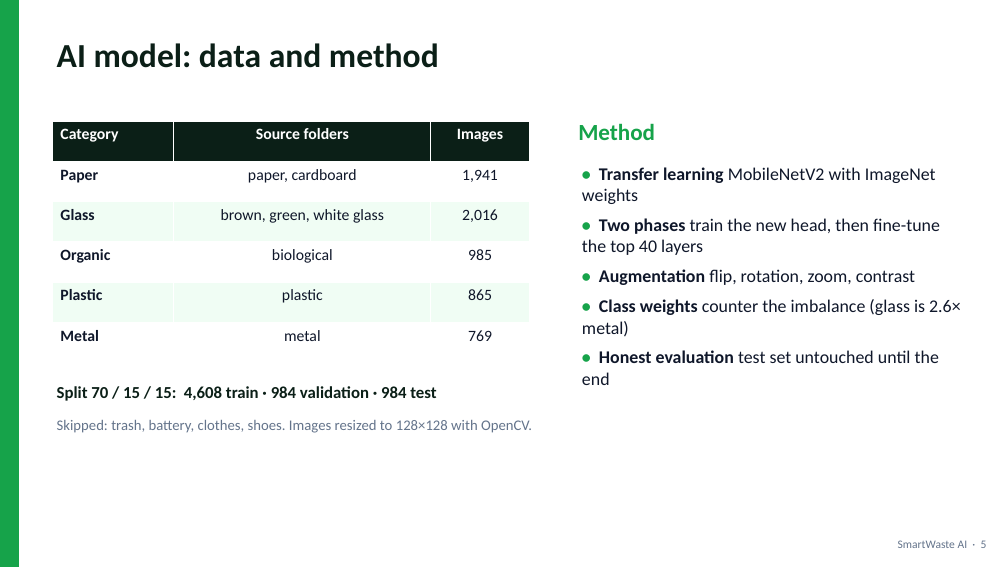
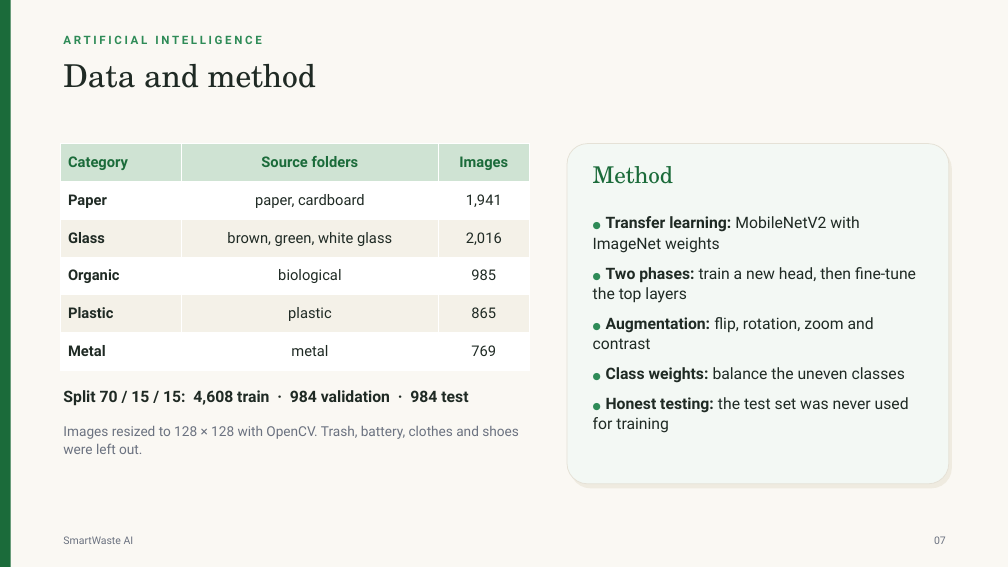
Before and after one commit to seshasaikrishnachanumolu/AI, a slide deck: slide 7 of docs/SmartWaste_AI_Presentation.pptx (slide 5 before the commit). Drawn at 1008x567 pixels with LibreOffice and Linux fonts; fonts in the diff are those of the drawing. Boxes give left, top, right and bottom in pixels: in the first picture for what was removed or moved away, otherwise in the second. Text is boxed around its words. In the diff, an @@ line names an element or a change of style, - is before the commit and + after.

```diff
--- a/docs/SmartWaste_AI_Presentation.pptx
+++ b/docs/SmartWaste_AI_Presentation.pptx
@@ rectangle resized from (x1=0, y1=0, x2=19, y2=567) to (x1=0, y1=0, x2=11, y2=567) @@
@@ rectangle at (x1=0, y1=0, x2=11, y2=567): fill #16A34A to #1B6B3A @@
@@ rectangle added at (x1=0, y1=0, x2=1008, y2=567), fill #FAF8F3 @@
@@ text added at (x1=63, y1=35, x2=261, y2=44), 11 pt, text #2E8B57, bold @@
+ARTIFICIAL INTELLIGENCE
@@ text at (x1=63, y1=64, x2=316, y2=88): text changed; size 32 to 30 pt; font Calibri to TeX Gyre Schola; text colour #0B1F17 to #1F2A24; bold off @@
-AI model: data and method
+Data and method
@@ table at (x1=60, y1=144, x2=529, y2=371) @@
@@ fill #0B1F17 to #CFE3D3 in row 1 @@
@@ fill #F0FDF4 to #F4F1E8 in 6 cells @@
@@ size 15 to 14 pt, font Calibri to Roboto @@
@@ text colour #FFFFFF to #1B6B3A in "Category", "Source folders", "Images" @@
@@ text colour #0F172A to #1F2A24 in "Paper", "paper, cardboard", "1,941", "Glass" and 11 more places @@
@@ table resized from (x1=53, y1=121, x2=529, y2=363) to (x1=60, y1=144, x2=529, y2=371) @@
@@ rounded rectangle added at (x1=567, y1=144, x2=949, y2=484), fill #F3F8F4, outline #E5E1D6 0.75 pt @@
@@ rounded rectangle added at (x1=570, y1=148, x2=952, y2=488), fill #EFEBE0 @@
@@ text "Method" moved from (x1=578, y1=123, x2=655, y2=140) to (x1=593, y1=166, x2=674, y2=184) @@
@@ text "Method" at (x1=593, y1=166, x2=674, y2=184): font Calibri to TeX Gyre Schola, text colour #16A34A to #1B6B3A, bold off @@
@@ text at (x1=593, y1=216, x2=916, y2=433): text changed; size 17 to 15 pt; font Calibri to Roboto; text colour #0F172A to #1F2A24 @@
-• Transfer learning MobileNetV2 with ImageNet weights
-• Two phases train the new head, then fine-tune the top 40 layers
-• Augmentation flip, rotation, zoom, contrast
-• Class weights counter the imbalance (glass is 2.6× metal)
-• Honest evaluation test set untouched until the end
+● Transfer learning: MobileNetV2 with ImageNet weights
+● Two phases: train a new head, then fine-tune the top layers
+● Augmentation: flip, rotation, zoom and contrast
+● Class weights: balance the uneven classes
+● Honest testing: the test set was never used for training
@@ text "Split 70 / 15 / ..." at (x1=63, y1=390, x2=468, y2=406): size 16 to 15 pt, font Calibri to Roboto, text colour #0B1F17 to #1F2A24 @@
@@ text at (x1=63, y1=426, x2=519, y2=454): text changed; size 14 to 13 pt; font Calibri to Roboto; text colour #64748B to #6B7280 @@
-Skipped: trash, battery, clothes, shoes. Images resized to 128×128 with OpenCV.
+Images resized to 128 × 128 with OpenCV. Trash, battery, clothes and shoes were left out.
@@ text at (x1=63, y1=536, x2=134, y2=544): text changed; size 11 to 10 pt; font Calibri to Roboto; text colour #64748B to #6B7280 @@
-SmartWaste AI · 5
+SmartWaste AI
@@ text added at (x1=934, y1=536, x2=946, y2=544), 10 pt, text #6B7280 @@
+07
```
Also in this commit, not shown: 10 other slides changed, 7 slides added, 6 slides removed, 2 other files.
